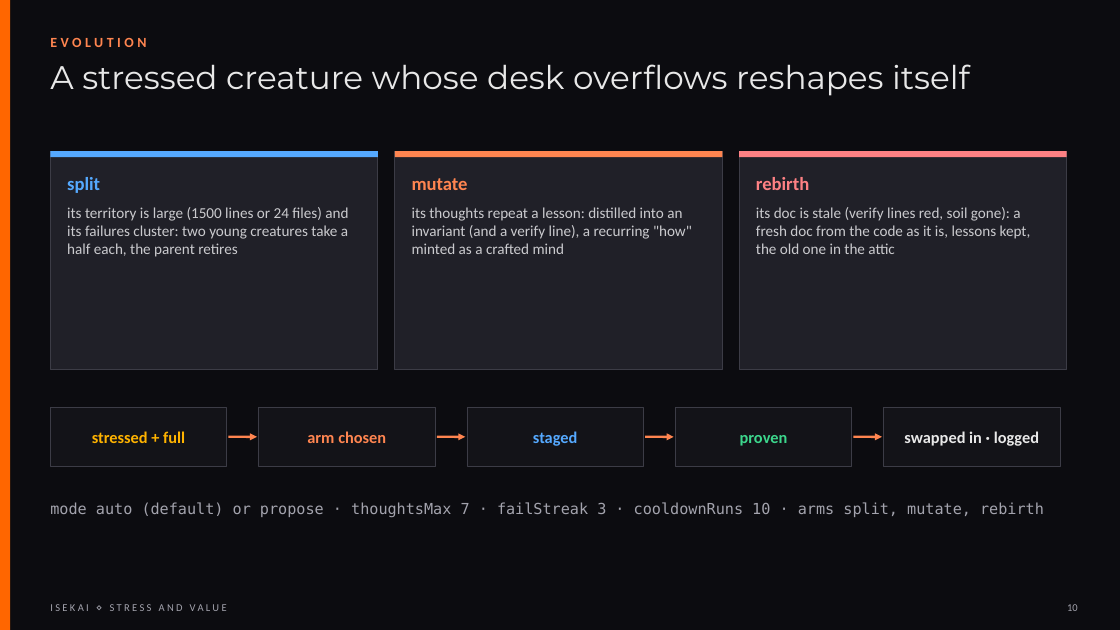
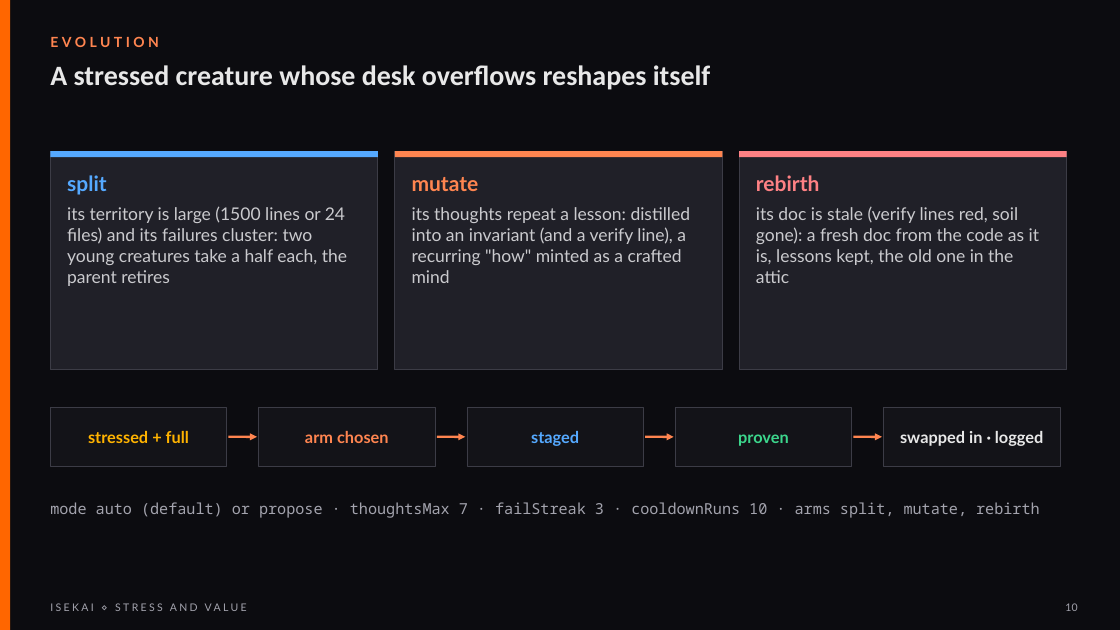
Before and after one commit to Kaginari/isekai, a slide deck: slide 10 of presentations/stress-value-isekai.pptx. Drawn at 1120x630 pixels with LibreOffice and Linux fonts; fonts in the diff are those of the drawing. Boxes give left, top, right and bottom in pixels: in the first picture for what was removed or moved away, otherwise in the second. Text is boxed around its words. In the diff, an @@ line names an element or a change of style, - is before the commit and + after.

Commit message:
presentations: the decks brought to v0.3.0 — fresh captures, the one-page board, the current CLI and numbers, what v0.2 and v0.3 delivered; the stress-and-value deck in the Slides fonts (Orbitron, Rajdhani, JetBrains Mono); the convention overview maps each tool to its binary command

```diff
--- a/presentations/stress-value-isekai.pptx
+++ b/presentations/stress-value-isekai.pptx
@@ text "A stressed creature whose desk ..." at [50,65,711,90]: size 28 to 24 pt, font Montserrat to Calibri, bold on @@
@@ size 16 to 18 pt, font Calibri to Lato in 3 elements at [67,175,106,195], [412,177,479,191], [756,175,819,191] @@
@@ size 13 to 15 pt, font Calibri to Lato in 3 elements at [67,206,347,286], [412,207,691,283], [756,207,1039,283] @@
@@ font Calibri to Lato in 8 elements at [50,595,723,620], [1065,603,1077,611], [50,36,159,47], [50,408,227,466], [259,408,435,466], [467,408,644,466], [676,408,852,466], [884,408,1060,466] @@
@@ text "mode auto (default) or propose ..." at [50,502,1040,518]: font DejaVu Sans Mono to Noto Sans Mono @@
```
Also in this commit, not shown: 11 other slides changed, 2 other files.
